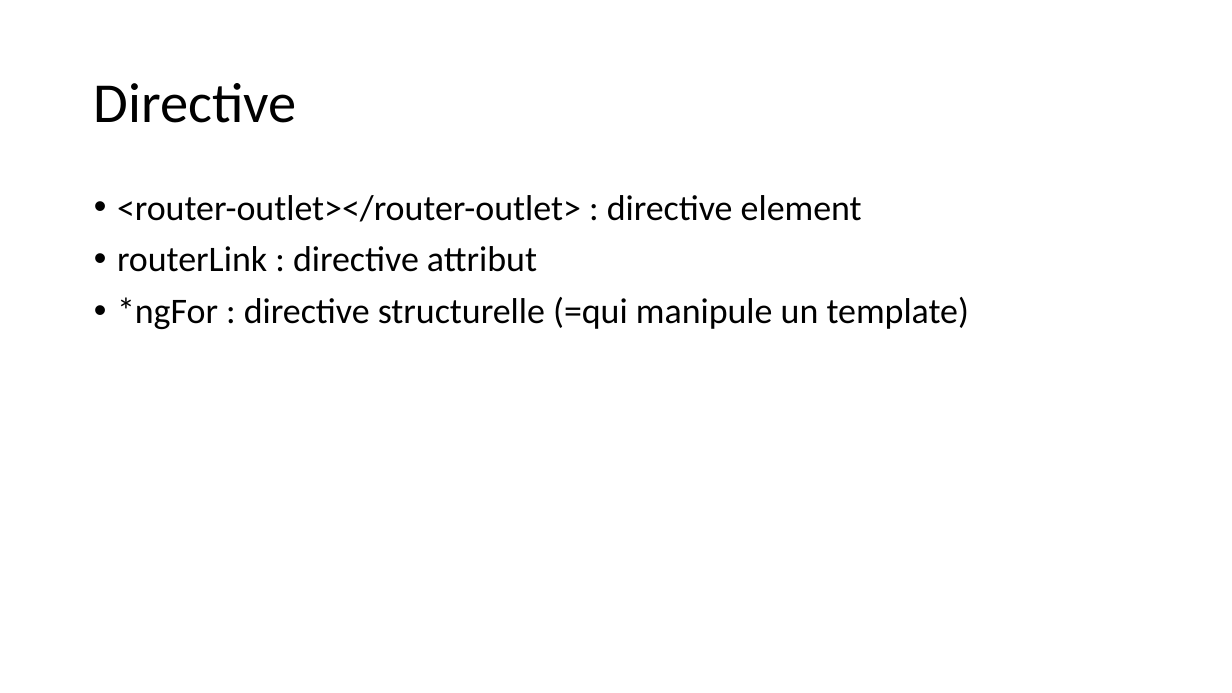
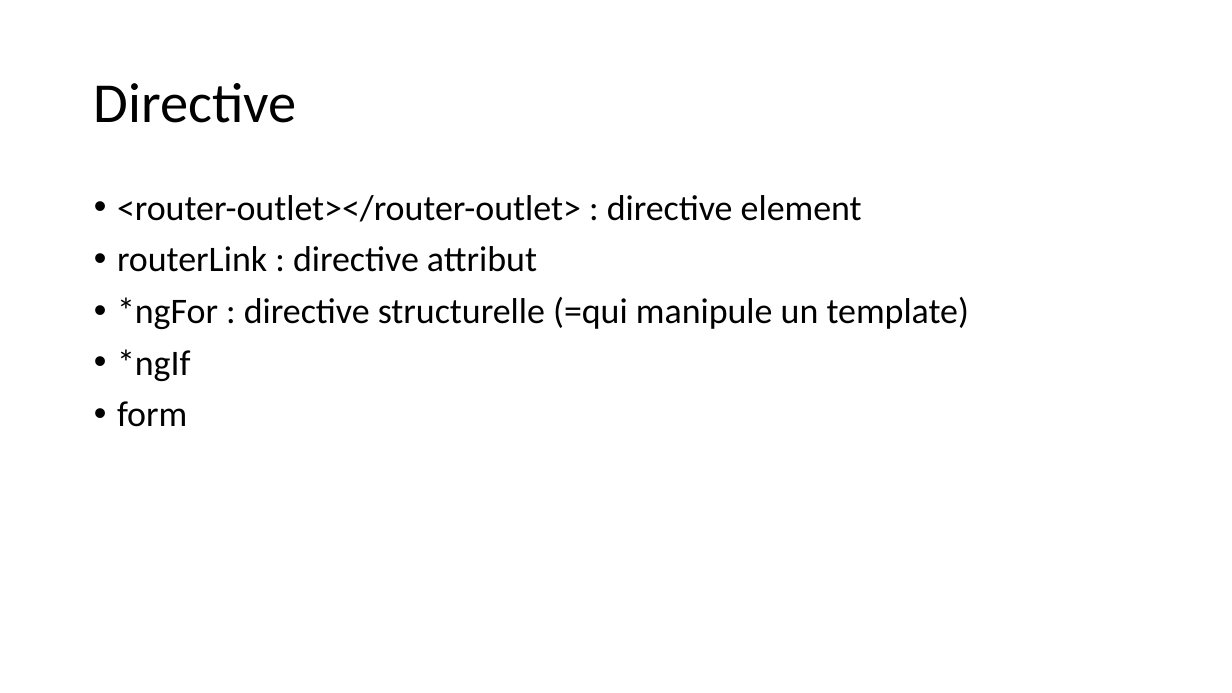
Before and after one commit to jlg-formation/agucv1-mai-2022, a slide deck: slide 23 of notes.pptx. Drawn at 1232x693 pixels with LibreOffice and Linux fonts; fonts in the diff are those of the drawing. Boxes give left, top, right and bottom in pixels: in the first picture for what was removed or moved away, otherwise in the second. Text is boxed around its words. In the diff, an @@ line names an element or a change of style, - is before the commit and + after.

```diff
--- a/notes.pptx
+++ b/notes.pptx
@@ text at <box>117,349,191,427</box>: paragraphs added @@
+• *ngIf
+• form
```
Also in this commit, not shown: 3 other slides changed, 7 slides added.
